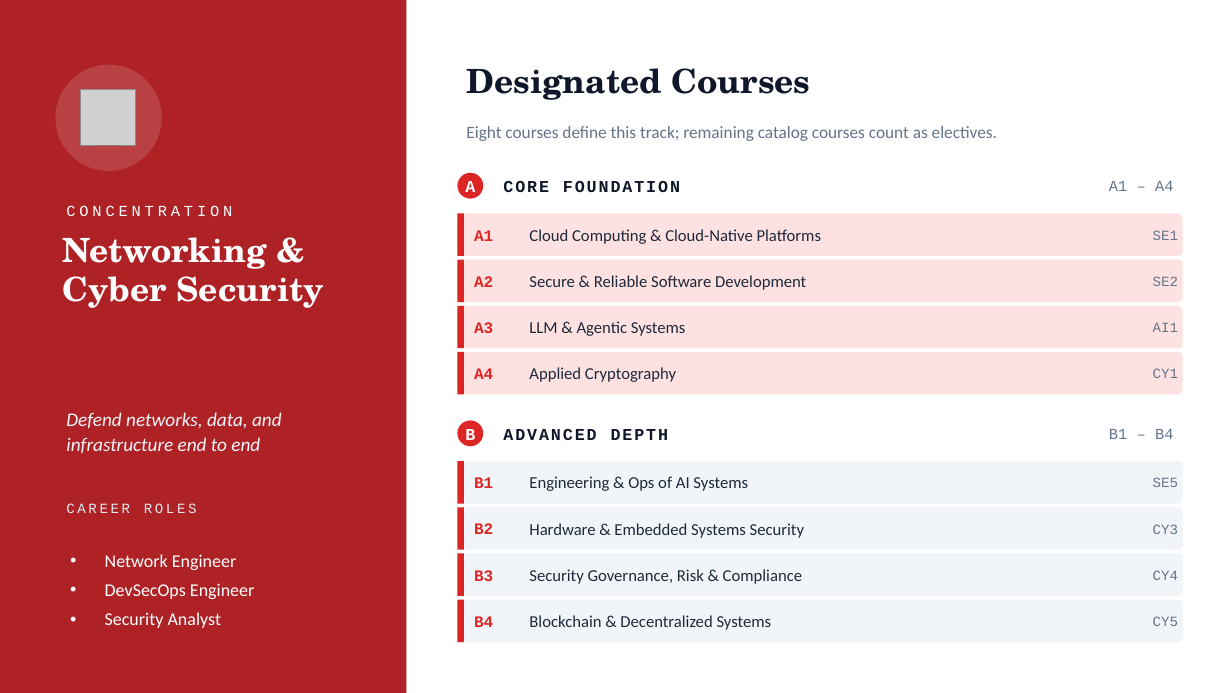
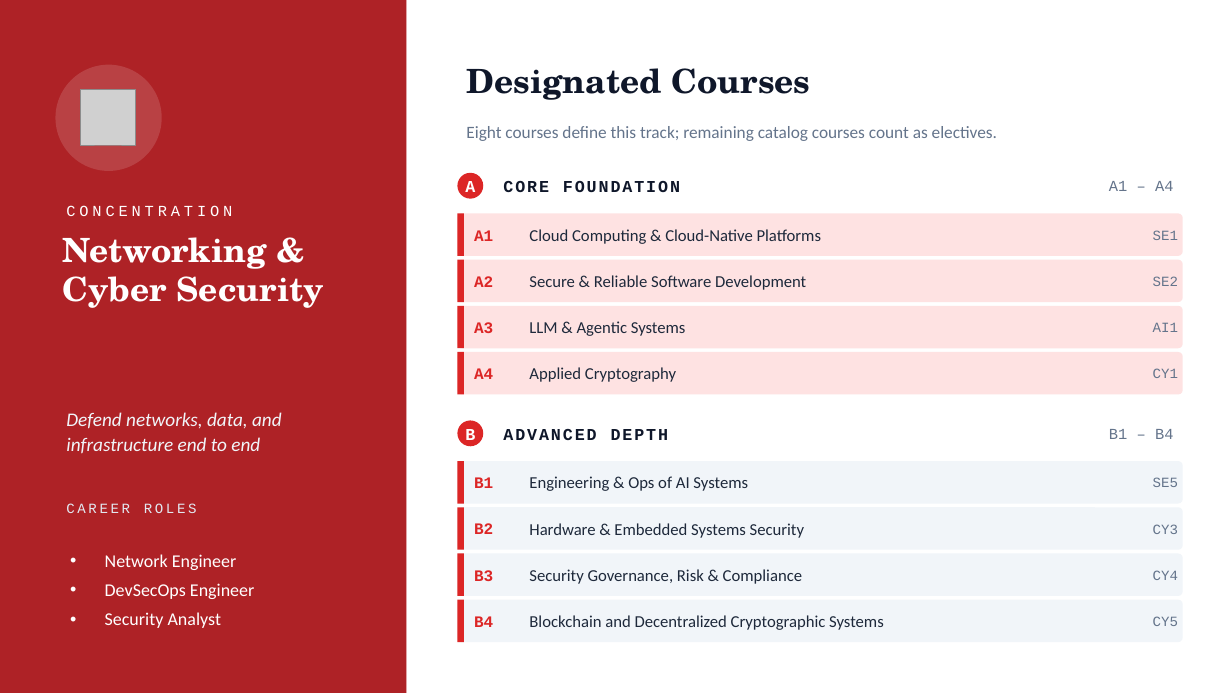
Before and after one commit to ApartsinProjects/hitspecs, a slide deck: slide 5 of CS_Concentrations.pptx. Drawn at 1232x693 pixels with LibreOffice and Linux fonts; fonts in the diff are those of the drawing; grey boxes stand for pictures. Boxes give left, top, right and bottom in pixels: in the first picture for what was removed or moved away, otherwise in the second. Text is boxed around its words. In the diff, an @@ line names an element or a change of style, - is before the commit and + after.

Commit message:
Rename CY5 blockchain course

```diff
--- a/CS_Concentrations.pptx
+++ b/CS_Concentrations.pptx
@@ text at <box>529,615,884,630</box>: text changed @@
-Blockchain & Decentralized Systems
+Blockchain and Decentralized Cryptographic Systems
```
Also in this commit, not shown: 2 other slides changed, 19 other files.
